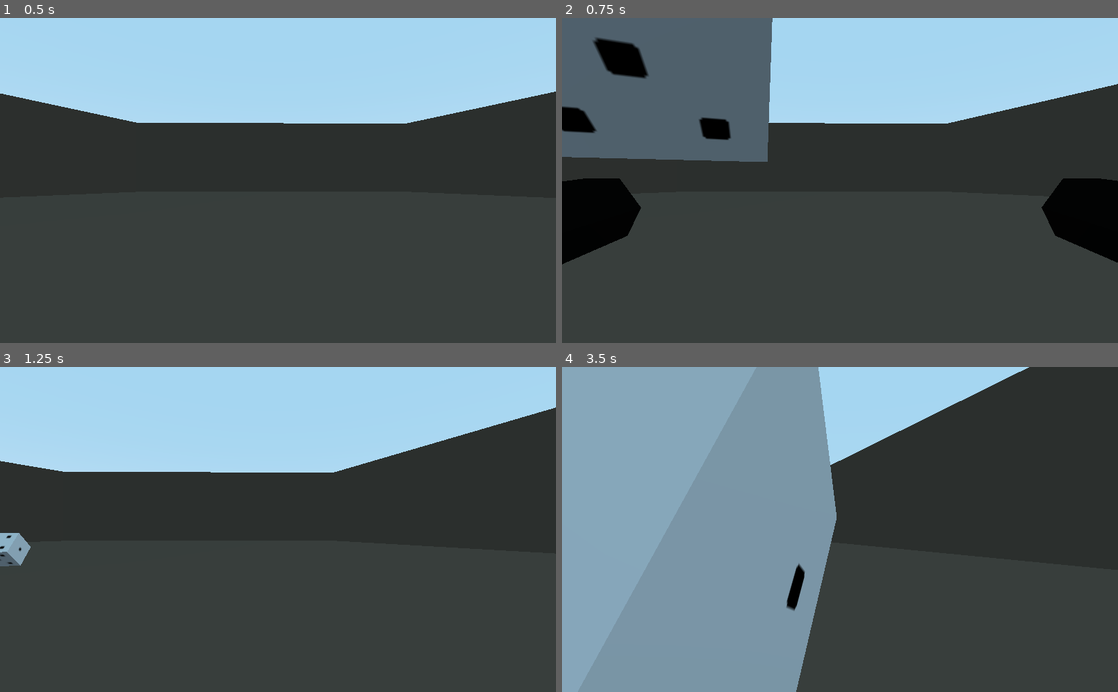
Above: before the commit, frames 1-4 (two rows, left to right).
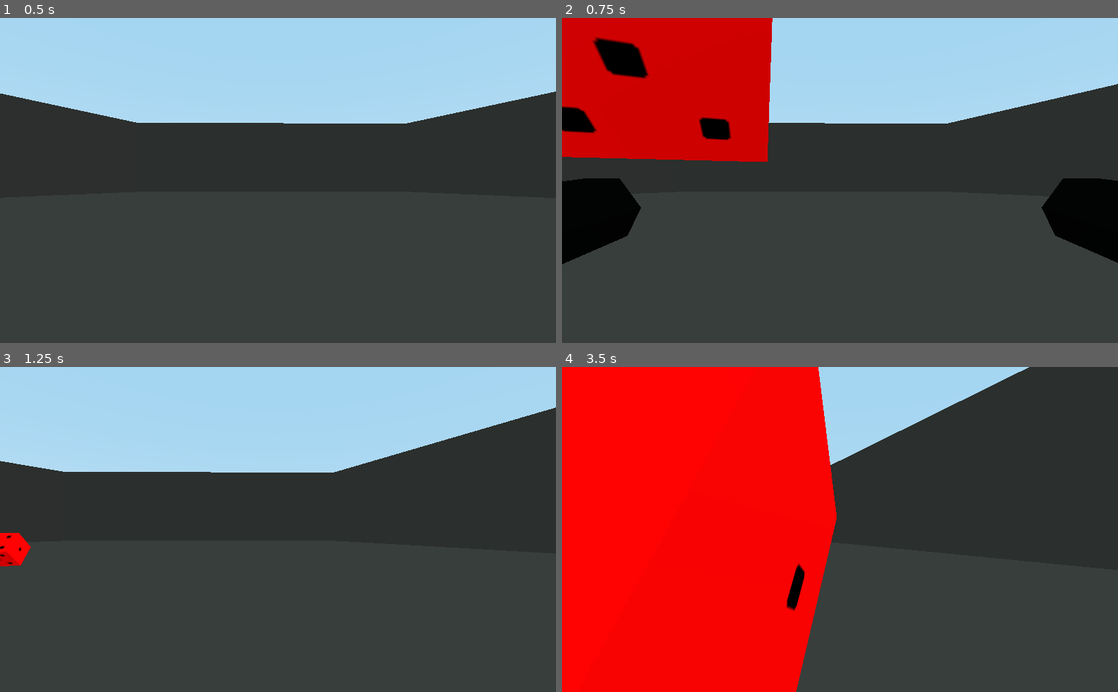
Above: after the commit, the same moments.

Repository: the-alex-g/PolyhedralArena
Game: Godot game, scene res://Main/Main.tscn
The game is run twice, just before and just after one commit, with the same random seed, the same clock (stepped at 60 frames per second) and the same inputs.
Inputs:
- Up to frame 1 (0.5 s): no input
- Up to frame 2 (0.75 s): tap Enter at 0.5 s; hold D (right) from 0.53 s (still down); tap Space (throw) at 0.6 s
- Up to frame 3 (1.25 s): keep holding D (right)
- Up to frame 4 (3.5 s): release D (right) at 1.28 s; hold S (backward) 1.28-2.03 s; tap Space (throw) at 1.35, 2.1, 2.85 s; hold D (right) 2.03-2.78 s; hold W (forward) from 2.78 s (still down)

Frame 1 is identical in both runs. In frame 2, 15% of the frame differs, in the area x 0-38%, y 0-45%; in frame 3, 0.5%; in frame 4, 46%, in the area x 0-50%, y 0-100%.

Commit message:
make bombs red

Diff:
--- a/project/Dice/Bomb.tscn
+++ b/project/Dice/Bomb.tscn
@@ -11,6 +11,14 @@
 
 [sub_resource type="SphereShape" id=2]
 radius = 3.35272
+
+[sub_resource type="SpatialMaterial" id=4]
+albedo_color = Color( 1, 0, 0, 1 )
+emission_enabled = true
+emission = Color( 1, 0, 0, 1 )
+emission_energy = 0.5
+emission_operator = 0
+emission_on_uv2 = false
 
 [node name="RigidBody" type="RigidBody"]
 mass = 4.0
@@ -30,5 +38,6 @@
 
 [node name="Die" parent="." instance=ExtResource( 2 )]
 transform = Transform( 0.7, 0, 0, 0, 0.7, 0, 0, 0, 0.7, 0, 0, 0 )
+material_override = SubResource( 4 )
 
 [connection signal="timeout" from="Timer" to="." method="_on_Timer_timeout"]
Not shown: 1 places in project/Dice/Bomb.tscn that only renumber resources
